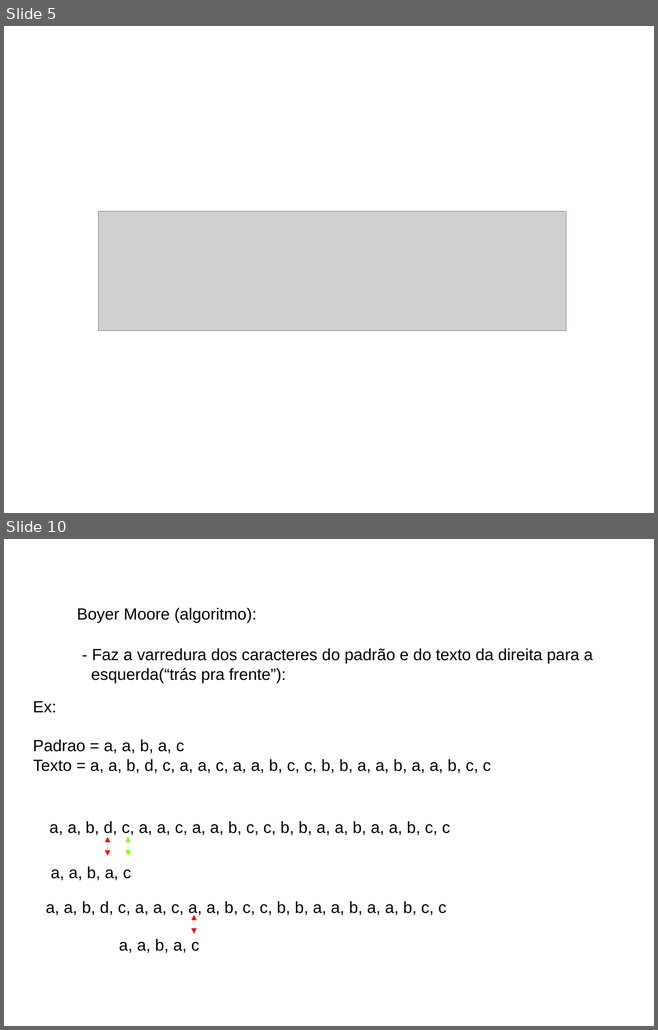
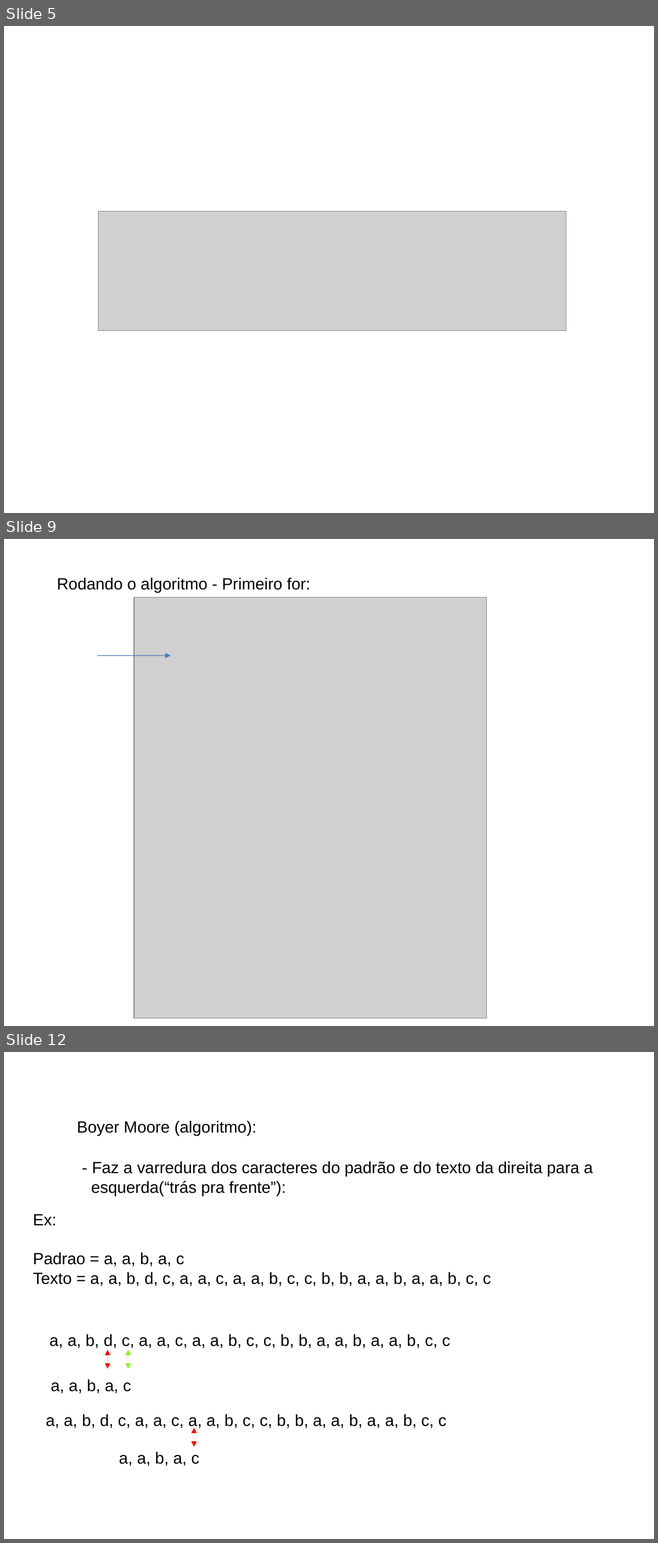
Before and after one commit to BartoAlheiros/Projeto-PAA, a slide deck: PAA 2a Oficina.pptx. Shown one above the other, each under a label of ours: slides 5 and 10 before the commit, slides 5, 9 and 12 after it; the slides between them are not shown. The pictures are 658x1030 and 658x1543 pixels, drawn with LibreOffice and Linux fonts; fonts in the diff are those of the drawing; grey boxes stand for pictures; background and template pictures are left out. Boxes give left, top, right and bottom in pixels: in the first picture for what was removed or moved away, otherwise in the second. Text is boxed around its words. In the diff, an @@ line names an element or a change of style, - is before the commit and + after.

```diff
--- a/PAA 2a Oficina.pptx
+++ b/PAA 2a Oficina.pptx
@@ slide 9 added at bbox=[4, 539, 654, 1026], background picture (left out) @@
@@ text added at bbox=[57, 577, 310, 593], 18 pt, text #000000 @@
+Rodando o algoritmo - Primeiro for:
@@ picture added at bbox=[134, 598, 486, 1019] @@
@@ freeform shape added at bbox=[97, 656, 171, 656], outline #4A7EBB 0.75 pt @@
@@ what was slide 10 is now slide 12 @@
```
Also in this commit, not shown: 12 slides changed, 2 other slides added, 1 slide removed, 4 other files.
